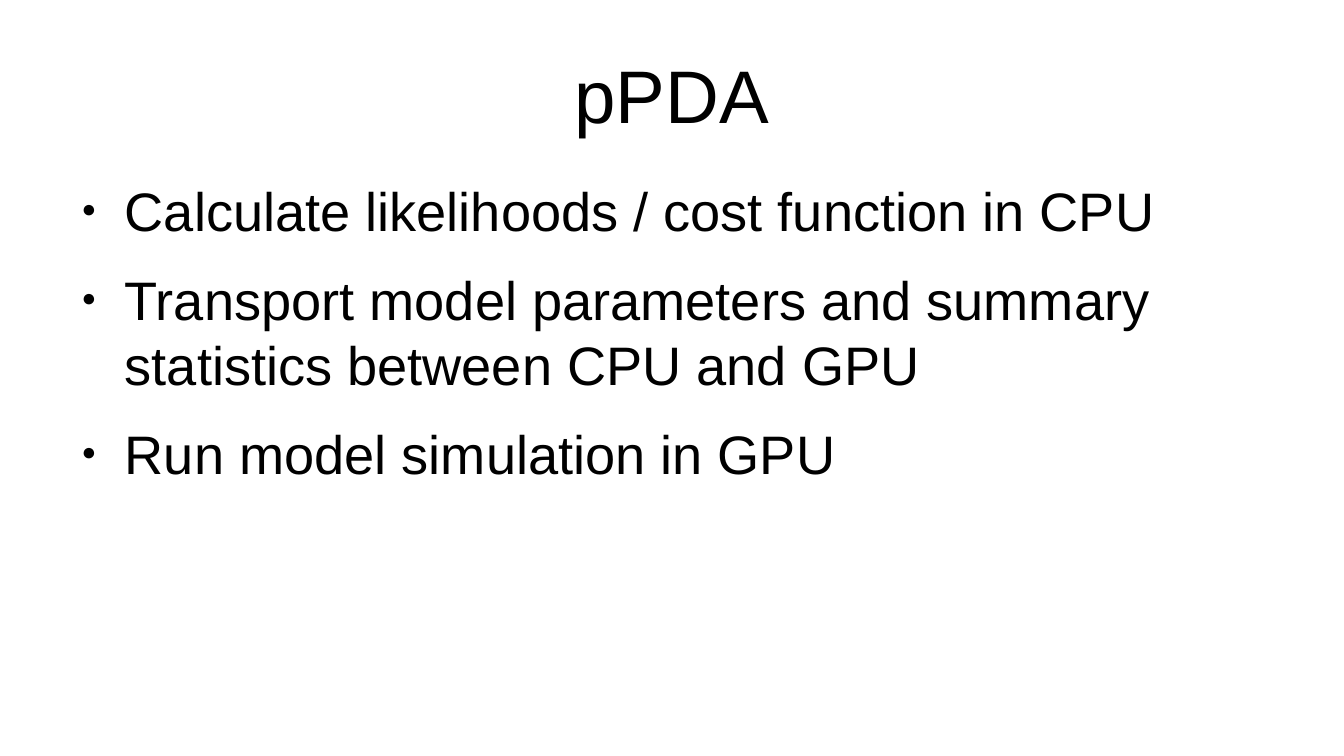
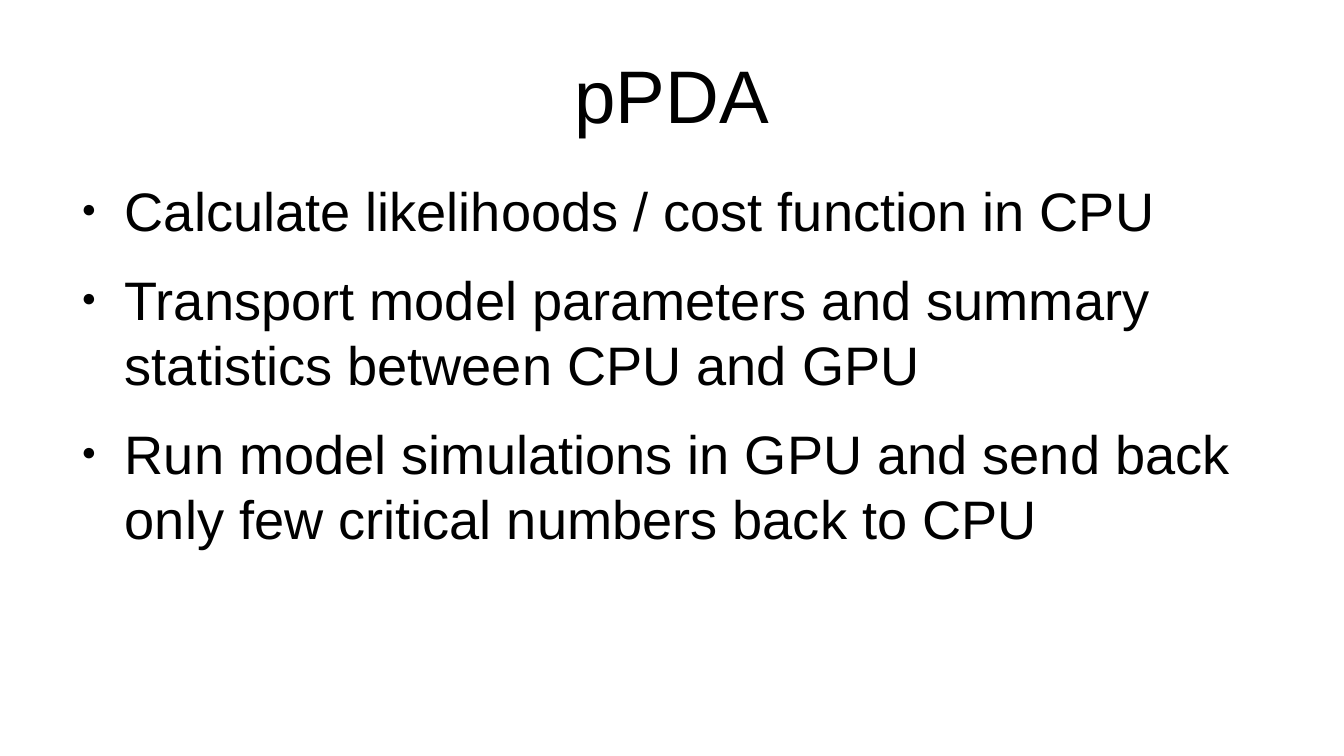
Before and after one commit to yxlin/Leeds, a slide deck: slide 30 of docs/ABC.odp (slide 29 before the commit). Drawn at 1344x756 pixels with LibreOffice and Linux fonts; fonts in the diff are those of the drawing. Boxes give left, top, right and bottom in pixels: in the first picture for what was removed or moved away, otherwise in the second. Text is boxed around its words. In the diff, an @@ line names an element or a change of style, - is before the commit and + after.

Commit message:
presenting version (correct a typo)

```diff
--- a/docs/ABC.odp
+++ b/docs/ABC.odp
@@ text at (125, 434, 1229, 548): text changed @@
-● Run model simulation in GPU
+● Run model simulations in GPU and send back only few critical numbers back to CPU
```
Also in this commit, not shown: 3 other slides changed, 2 slides added, 1 slide removed.
